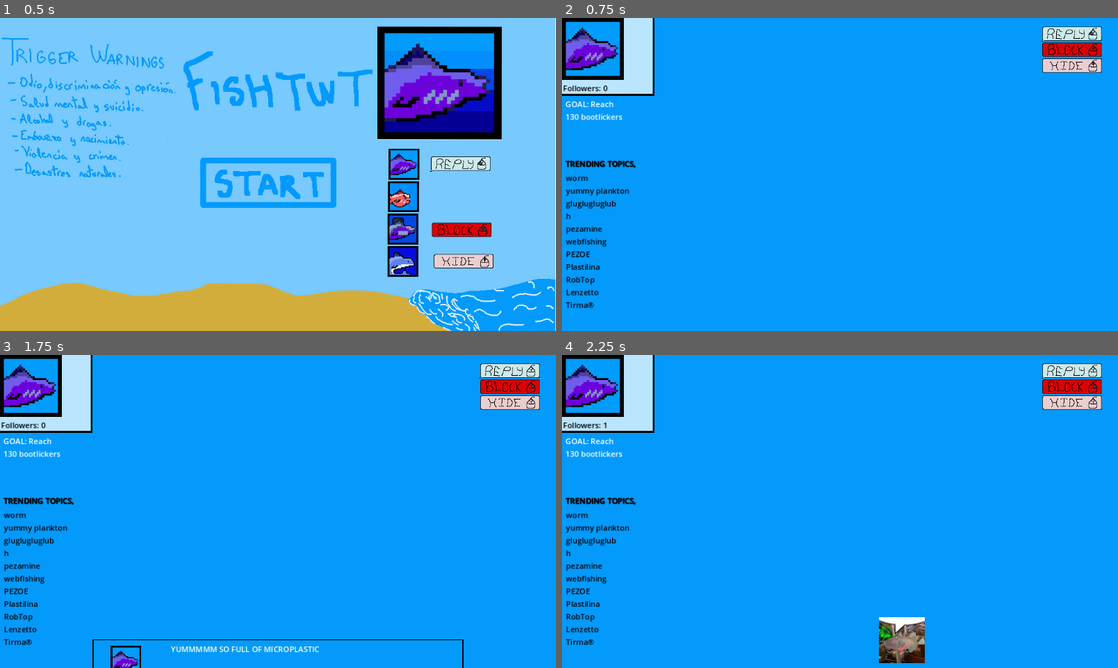
Above: before the commit, frames 1-4 (two rows, left to right).
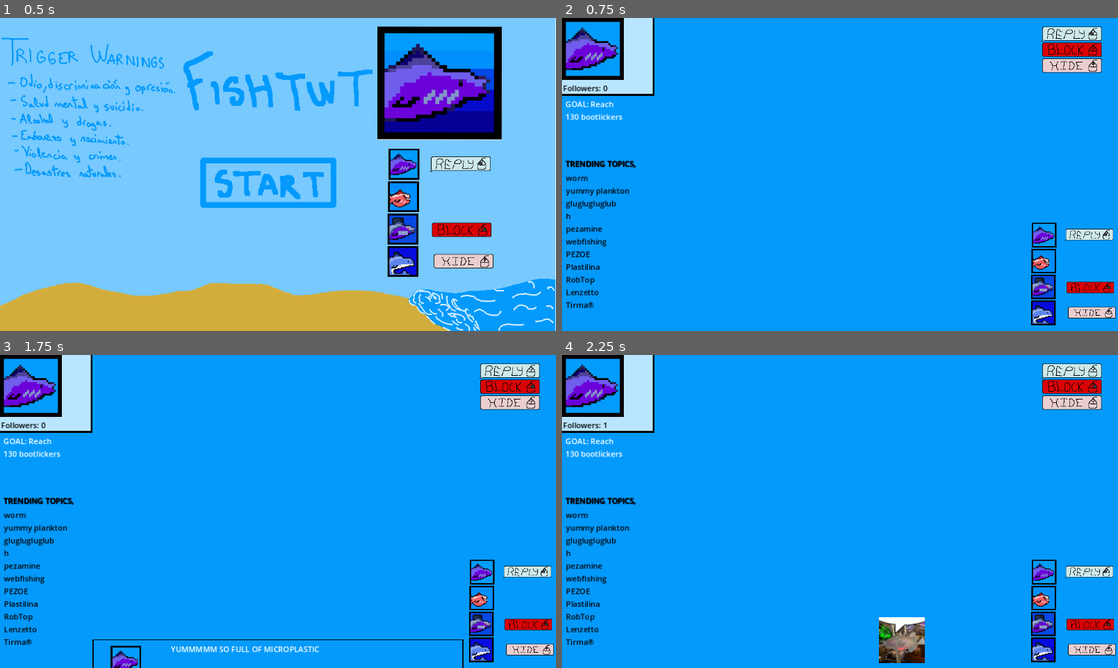
Above: after the commit, the same moments.

Repository: SuperchupuDev/fishtwt
Game: Godot game, scene res://start.tscn
Same seed, same stepped clock (60 frames per second), same inputs: the game is played once before the commit and once after it.
Inputs (mouse positions are in pixels of both pictures, inside the frame that each line leads up to):
- Up to frame 1 (0.5 s): no input
- Up to frame 2 (0.75 s): tap Enter at 0.5 s; move the mouse to (828, 183) at 0.52 s; click (828, 183) at 0.67 s
- Up to frame 3 (1.75 s): tap Space at 1.25 s; move the mouse to (166, 527) at 1.27 s; click (166, 527) at 1.42 s
- Up to frame 4 (2.25 s): move the mouse to (840, 652) at 2.02 s; click (840, 652) at 2.17 s

Frame 1 is identical in both runs. In frame 2, 2.1% of the frame differs, in the area x 84-100%, y 65-99%; in frame 3, 2.1%; in frame 4, 2.1%.

Commit message:
add ingame guide

Diff:
--- a/main.tscn
+++ b/main.tscn
@@ -10,6 +10,7 @@
 [ext_resource type="Texture2D" uid="uid://b5rsy1d7qb6ax" path="res://hide1.png" id="7_pyddf"]
 [ext_resource type="Texture2D" uid="uid://by0bv35efyup3" path="res://hide2.png" id="8_obolr"]
 [ext_resource type="AudioStream" uid="uid://dwlqbjfey0gip" path="res://bgmv2.ogg" id="10_0y1dr"]
+[ext_resource type="Texture2D" uid="uid://dsmh5qqynlssu" path="res://guide1.png" id="11_0uyr2"]
 
 [sub_resource type="SpriteFrames" id="SpriteFrames_4kxk4"]
 animations = [{
@@ -134,3 +135,8 @@
 volume_db = -24.485
 autoplay = true
 parameters/looping = true
+
+[node name="Sprite2D3" type="Sprite2D" parent="."]
+position = Vector2(1057, 532)
+scale = Vector2(0.8, 0.8)
+texture = ExtResource("11_0uyr2")
Binary file added: guide1.png
Not shown, added: guide1.png.import
Not shown: 1 places in main.tscn that only renumber resources
